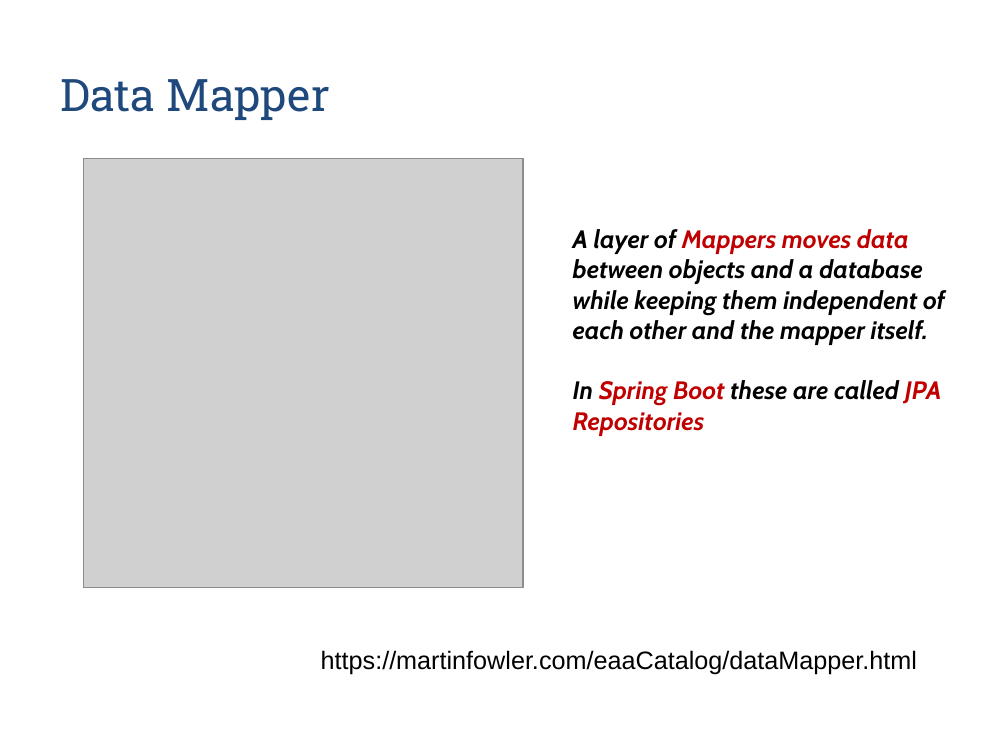
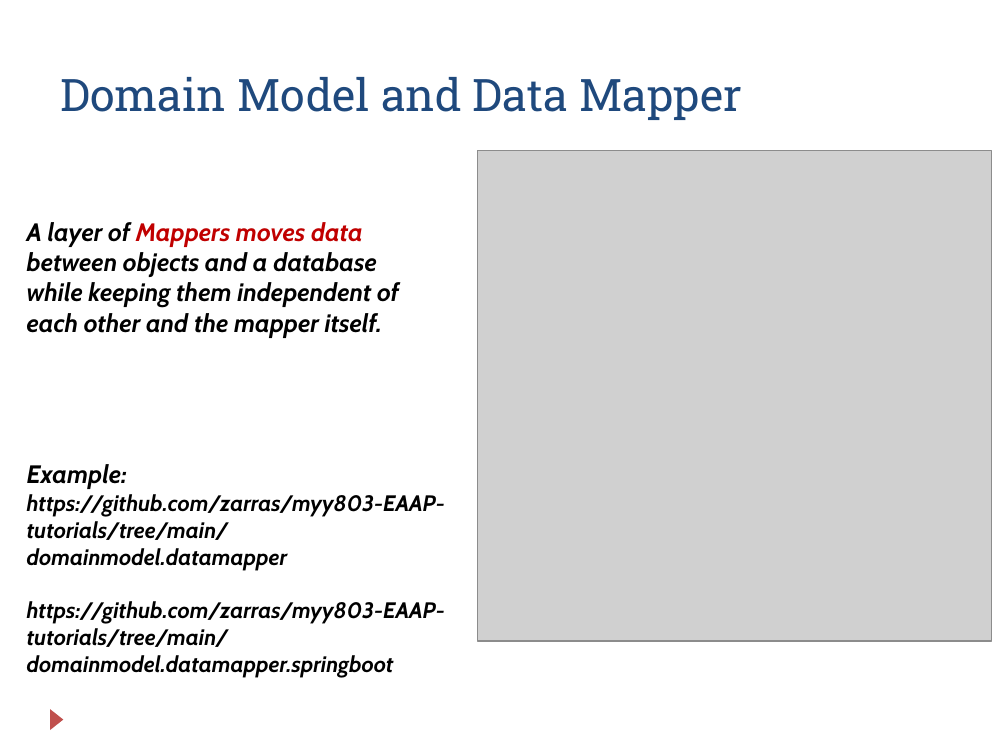
Before and after one commit to zarras/myy803-slides, a slide deck: slide 7 of SoftEng-Lab-JPA.ppt (slide 6 before the commit). Drawn at 1008x756 pixels with LibreOffice and Linux fonts; fonts in the diff are those of the drawing; grey boxes stand for pictures. Boxes give left, top, right and bottom in pixels: in the first picture for what was removed or moved away, otherwise in the second. Text is boxed around its words. In the diff, an @@ line names an element or a change of style, - is before the commit and + after.

```diff
--- a/SoftEng-Lab-JPA.ppt
+++ b/SoftEng-Lab-JPA.ppt
@@ title at <box>60,77,742,120</box>: text changed @@
-Data Mapper
+Domain Model and Data Mapper
@@ picture: place and size @@
-picture at <box>84,158,523,588</box>
+picture at <box>478,150,991,641</box>
@@ text "A layer of Mappers moves ...": place and size @@
-text "A layer of Mappers moves ..." at <box>573,229,945,436</box>
+text "A layer of Mappers moves ..." at <box>27,222,399,338</box>
@@ text at <box>573,380,941,436</box>: paragraph removed @@
-In Spring Boot these are called JPA Repositories
@@ text added at <box>27,464,445,678</box>, 16 pt, text #000000, bold, italic @@
+Example:
+https://github.com/zarras/myy803-EAAP-tutorials/tree/main/domainmodel.datamapper
+https://github.com/zarras/myy803-EAAP-tutorials/tree/main/domainmodel.datamapper.springboot
@@ text removed at <box>321,650,917,675</box> @@
-https://martinfowler.com/eaaCatalog/dataMapper.html
@@ triangle added at <box>50,709,64,730</box>, fill #C0504D @@
```
Also in this commit, not shown: 10 other slides changed, 2 slides added, 5 other files.
